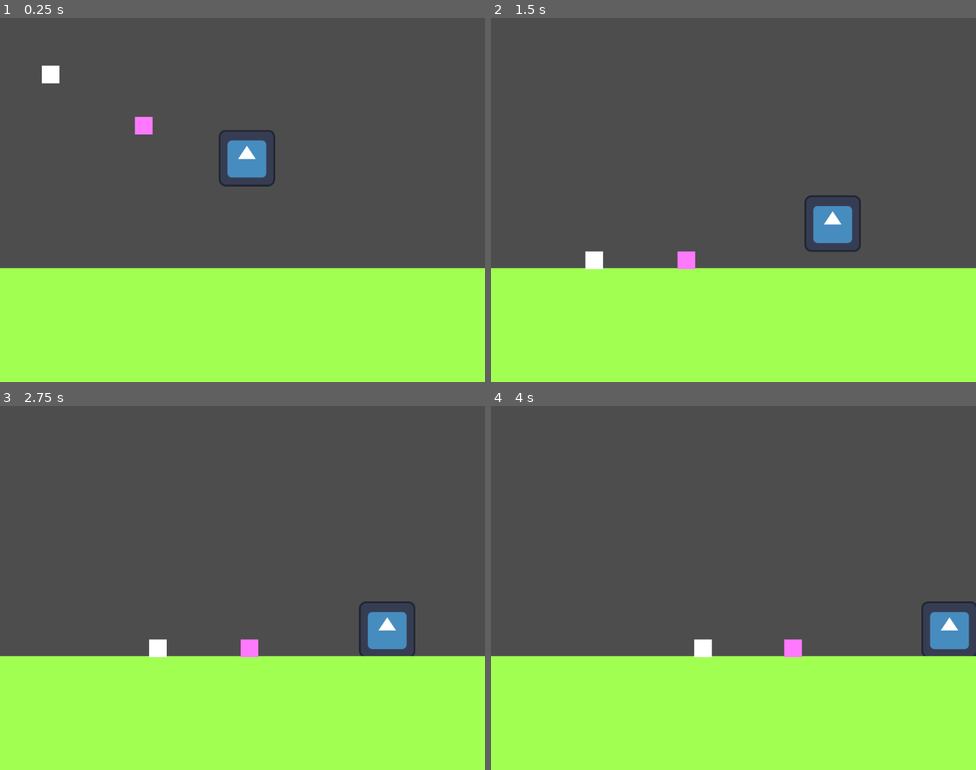
Above: before the commit, frames 1-4 (two rows, left to right).
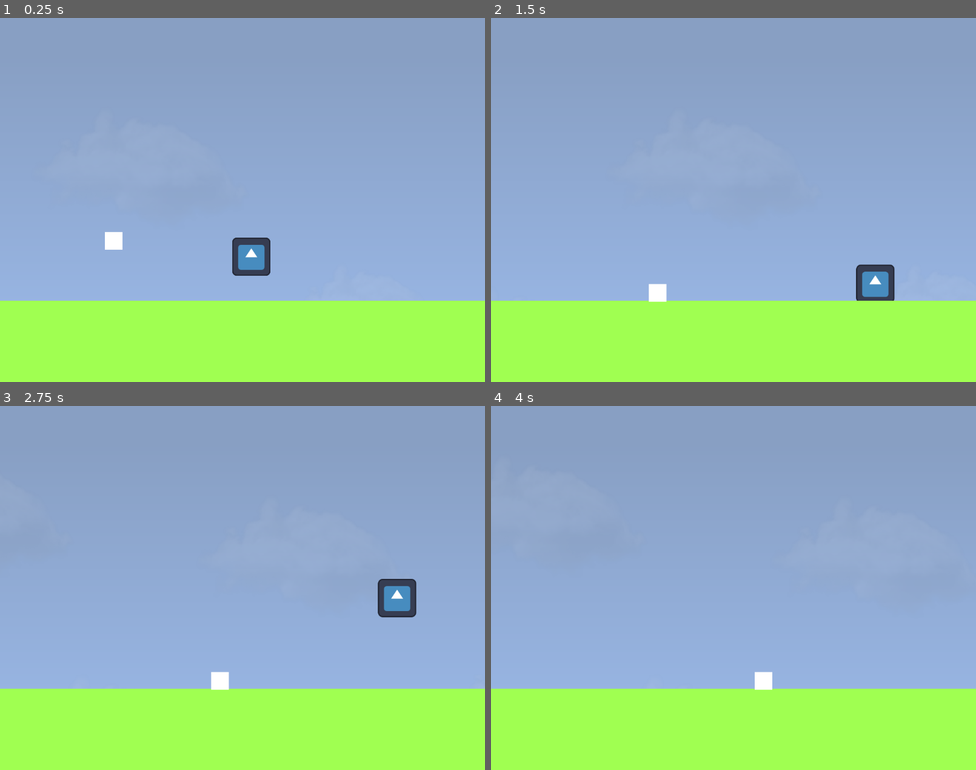
Above: after the commit, the same moments.

Repository: ManikomTMNT/DaysToGetEven
Game: Godot game, scene res://scene/main.tscn
Same seed, same stepped clock (60 frames per second), same inputs: the game is played once before the commit and once after it. The engine's default icon, where the game draws it, is replaced by a stand-in: a white triangle on a blue panel in a dark square.
Inputs:
- Up to frame 1 (0.25 s): no input
- Up to frame 2 (1.5 s): hold D (right) from 0.53 s (still down); tap J (atk) at 0.6 s; tap W (jump) at 0.77, 0.8, 1.07, 1.35 s
- Up to frame 3 (2.75 s): tap W (jump) at 1.52, 1.82, 2.3 s; tap J (atk) at 1.55, 2.1 s; release D (right) at 2.03 s; hold A (left) from 2.03 s (still down)
- Up to frame 4 (4 s): release A (left) at 2.78 s; hold D (right) from 2.78 s (still down); tap J (atk) at 2.85 s; tap W (jump) at 3.02, 3.32, 3.6, 3.77 s

The runs differ from the first frame. In frame 1, 77% of the frame differs, in the area x 0-100%, y 0-78%; in frame 2, 78%; in frame 3, 77%; in frame 4, 78%.

Commit message:
awesome change

Diff:
--- a/project.godot
+++ b/project.godot
@@ -12,7 +12,7 @@
 
 config/name="AwesomeGame"
 run/main_scene="uid://cq73yeuchj7wj"
-config/features=PackedStringArray("4.7", "Forward Plus")
+config/features=PackedStringArray("4.6", "Forward Plus")
 config/icon="res://icon.svg"
 
 [display]
@@ -30,24 +30,41 @@
 jump={
 "deadzone": 0.2,
 "events": [Object(InputEventKey,"resource_local_to_scene":false,"resource_name":"","device":-1,"window_id":0,"alt_press …(192 unchanged characters)…
-, Object(InputEventKey,"resource_local_to_scene":false,"resource_name":"","device":-1,"window_id":0,"alt_pressed":false,"shift_pressed":false,"ctrl_pressed":false,"meta_pressed":false,"pressed":false,"keycode":0,"physical_keycode":4194320,"key_label":0,"unicode":0,"location":0,"echo":false,"script":null)
 ]
 }
 left={
 "deadzone": 0.2,
 "events": [Object(InputEventKey,"resource_local_to_scene":false,"resource_name":"","device":-1,"window_id":0,"alt_press …(191 unchanged characters)…
-, Object(InputEventKey,"resource_local_to_scene":false,"resource_name":"","device":-1,"window_id":0,"alt_pressed":false,"shift_pressed":false,"ctrl_pressed":false,"meta_pressed":false,"pressed":false,"keycode":0,"physical_keycode":4194319,"key_label":0,"unicode":0,"location":0,"echo":false,"script":null)
 ]
 }
 right={
 "deadzone": 0.2,
 "events": [Object(InputEventKey,"resource_local_to_scene":false,"resource_name":"","device":-1,"window_id":0,"alt_press …(192 unchanged characters)…
-, Object(InputEventKey,"resource_local_to_scene":false,"resource_name":"","device":-1,"window_id":0,"alt_pressed":false,"shift_pressed":false,"ctrl_pressed":false,"meta_pressed":false,"pressed":false,"keycode":0,"physical_keycode":4194321,"key_label":0,"unicode":0,"location":0,"echo":false,"script":null)
 ]
 }
 atk={
 "deadzone": 0.2,
 "events": [Object(InputEventKey,"resource_local_to_scene":false,"resource_name":"","device":-1,"window_id":0,"alt_press …(192 unchanged characters)…
+]
+}
+left2={
+"deadzone": 0.2,
+"events": [Object(InputEventKey,"resource_local_to_scene":false,"resource_name":"","device":-1,"window_id":0,"alt_pressed":false,"shift_pressed":false,"ctrl_pressed":false,"meta_pressed":false,"pressed":false,"keycode":0,"physical_keycode":80,"key_label":0,"unicode":112,"location":0,"echo":false,"script":null)
+]
+}
+right2={
+"deadzone": 0.2,
+"events": [Object(InputEventKey,"resource_local_to_scene":false,"resource_name":"","device":-1,"window_id":0,"alt_pressed":false,"shift_pressed":false,"ctrl_pressed":false,"meta_pressed":false,"pressed":false,"keycode":0,"physical_keycode":76,"key_label":0,"unicode":108,"location":0,"echo":false,"script":null)
+]
+}
+jump2={
+"deadzone": 0.2,
+"events": [Object(InputEventKey,"resource_local_to_scene":false,"resource_name":"","device":-1,"window_id":0,"alt_pressed":false,"shift_pressed":false,"ctrl_pressed":false,"meta_pressed":false,"pressed":false,"keycode":0,"physical_keycode":73,"key_label":0,"unicode":105,"location":0,"echo":false,"script":null)
+]
+}
+atk2={
+"deadzone": 0.2,
+"events": [Object(InputEventKey,"resource_local_to_scene":false,"resource_name":"","device":-1,"window_id":0,"alt_pressed":false,"shift_pressed":false,"ctrl_pressed":false,"meta_pressed":false,"pressed":false,"keycode":0,"physical_keycode":39,"key_label":0,"unicode":39,"location":0,"echo":false,"script":null)
 ]
 }
 
--- a/scene/HitCode.gd
+++ /dev/null
@@ -1,16 +0,0 @@
-extends Area2D
-
-
-# Called when the node enters the scene tree for the first time.
-func _ready() -> void:
-	pass # Replace with function body.
-
-func _on_body_entered(body: Node2D) -> void:
-	if Input.is_action_just_pressed("atk") and body.is_in_group("Enemy"):
-		body.ow()
-
-# Called every frame. 'delta' is the elapsed time since the previous frame.
-func _process(delta: float) -> void:
-	var koo = get_overlapping_bodies()
-	for body in koo:
-		_on_body_entered(body)
--- a/scene/Punchenem.tscn
+++ b/scene/Punchenem.tscn
@@ -1,7 +1,7 @@
 [gd_scene format=3 uid="uid://8v0ijq2346iv"]
 
-[ext_resource type="Script" uid="uid://j4b0s3b6dyi4" path="res://scene/iamhit.gd" id="1_65w2a"]
-[ext_resource type="Script" uid="uid://26uhv8cvnawu" path="res://scene/attackmeele.gd" id="2_kmx34"]
+[ext_resource type="Script" uid="uid://j4b0s3b6dyi4" path="res://scripts/iamhit.gd" id="1_65w2a"]
+[ext_resource type="Script" uid="uid://26uhv8cvnawu" path="res://scripts/attackmeele.gd" id="2_kmx34"]
 
 [sub_resource type="RectangleShape2D" id="RectangleShape2D_x2ouf"]
 size = Vector2(41, 45)
@@ -27,8 +27,6 @@
 
 [node name="Area2D2" type="Area2D" parent="." unique_id=988670838]
 script = ExtResource("2_kmx34")
-ismele = null
-atkrate = 17
 
 [node name="F" type="CollisionShape2D" parent="Area2D2" unique_id=395228510]
 position = Vector2(55, 1)
@@ -37,8 +35,6 @@
 [node name="Area2D3" type="Area2D" parent="." unique_id=1165676366]
 position = Vector2(-100, 0)
 script = ExtResource("2_kmx34")
-ismele = null
-atkrate = 18
 
 [node name="F2" type="CollisionShape2D" parent="Area2D3" unique_id=162680758]
 position = Vector2(55, 1)
--- a/scene/Swordenem.tscn
+++ b/scene/Swordenem.tscn
@@ -1,7 +1,7 @@
 [gd_scene format=3 uid="uid://bi52s623cn10q"]
 
-[ext_resource type="Script" uid="uid://j4b0s3b6dyi4" path="res://scene/iamhit.gd" id="1_5m5o1"]
-[ext_resource type="Script" uid="uid://26uhv8cvnawu" path="res://scene/attackmeele.gd" id="2_beljo"]
+[ext_resource type="Script" uid="uid://j4b0s3b6dyi4" path="res://scripts/iamhit.gd" id="1_5m5o1"]
+[ext_resource type="Script" uid="uid://26uhv8cvnawu" path="res://scripts/attackmeele.gd" id="2_beljo"]
 
 [sub_resource type="RectangleShape2D" id="RectangleShape2D_x2ouf"]
 size = Vector2(41, 45)
--- a/scene/main.tscn
+++ b/scene/main.tscn
@@ -1,22 +1,36 @@
 [gd_scene format=3 uid="uid://cq73yeuchj7wj"]
 
+[ext_resource type="Texture2D" uid="uid://xkpquiyw7fu8" path="res://sprites/ta.png" id="1_brvut"]
 [ext_resource type="PackedScene" uid="uid://byjybywmvd8xd" path="res://scene/player.tscn" id="1_itxqv"]
 [ext_resource type="PackedScene" uid="uid://8v0ijq2346iv" path="res://scene/Punchenem.tscn" id="2_v0l8b"]
-[ext_resource type="PackedScene" uid="uid://bi52s623cn10q" path="res://scene/Swordenem.tscn" id="3_wp4xf"]
 
 [sub_resource type="RectangleShape2D" id="RectangleShape2D_v0l8b"]
 size = Vector2(1199, 278)
 
 [node name="Scene1" type="Node2D" unique_id=1865861714]
 
+[node name="Parallax2D" type="Parallax2D" parent="." unique_id=878539570]
+scale = Vector2(0.5141124, 0.61483514)
+scroll_offset = Vector2(-1753.805, 411)
+repeat_size = Vector2(3600, 0)
+autoscroll = Vector2(150, 0)
+
+[node name="Ta" type="Sprite2D" parent="Parallax2D" unique_id=1884903629]
+position = Vector2(322.8866, 0)
+texture = ExtResource("1_brvut")
+
 [node name="Player" parent="." unique_id=929837633 instance=ExtResource("1_itxqv")]
-position = Vector2(560, 289)
+position = Vector2(570, 441)
+left_action = "left"
+right_action = "right"
+up_action = "up"
+jump_action = "jump"
 
 [node name="Camera2D" type="Camera2D" parent="." unique_id=1254291359]
 position = Vector2(550, 412.5)
 
 [node name="StaticBody2D" type="StaticBody2D" parent="." unique_id=556491267]
-position = Vector2(537, 709)
+position = Vector2(537, 783)
 
 [node name="CollisionShape2D" type="CollisionShape2D" parent="StaticBody2D" unique_id=121897869]
 position = Vector2(3.5, 1)
@@ -30,8 +44,4 @@
 color = Color(0.62711686, 0.99999994, 0.31844836, 1)
 
 [node name="Puncher" parent="." unique_id=1787358943 instance=ExtResource("2_v0l8b")]
-position = Vector2(90, 98)
-
-[node name="Sworder" parent="." unique_id=2025182433 instance=ExtResource("3_wp4xf")]
-position = Vector2(300, 214)
-isjmp = false
+position = Vector2(231, 475)
--- a/scene/player.tscn
+++ b/scene/player.tscn
@@ -1,37 +1,45 @@
 [gd_scene format=3 uid="uid://byjybywmvd8xd"]
 
-[ext_resource type="Script" uid="uid://dr6d6f0lf5fh7" path="res://scene/player.gd" id="1_hjaqi"]
+[ext_resource type="Script" uid="uid://dr6d6f0lf5fh7" path="res://scripts/player.gd" id="1_hjaqi"]
 [ext_resource type="Texture2D" uid="uid://d35ceffx4g8le" path="res://icon.svg" id="2_fvtld"]
-[ext_resource type="Script" uid="uid://bixp7320tui7y" path="res://scene/HitCode.gd" id="3_fvtld"]
+[ext_resource type="Script" uid="uid://bixp7320tui7y" path="res://scripts/PlayerAtkHit.gd" id="3_fvtld"]
 
 [sub_resource type="RectangleShape2D" id="RectangleShape2D_wpdt7"]
 size = Vector2(129, 128)
 
 [sub_resource type="RectangleShape2D" id="RectangleShape2D_ddnp7"]
-size = Vector2(110, 136)
+size = Vector2(67, 75)
 
 [node name="Player" type="CharacterBody2D" unique_id=1283556688 groups=["Player"]]
 script = ExtResource("1_hjaqi")
+left_action = null
+right_action = null
+up_action = null
+jump_action = null
 
 [node name="Icon" type="Sprite2D" parent="." unique_id=472648143]
+scale = Vector2(0.67901754, 0.67901754)
 texture = ExtResource("2_fvtld")
 
 [node name="CollisionShape2D" type="CollisionShape2D" parent="." unique_id=203195456]
 position = Vector2(0.5, 0)
+scale = Vector2(0.66673356, 0.66673356)
 shape = SubResource("RectangleShape2D_wpdt7")
 
-[node name="Area2D" type="Area2D" parent="." unique_id=2113646932]
-position = Vector2(0, -12)
+[node name="AtkCollisionBox" type="Area2D" parent="." unique_id=2113646932]
+position = Vector2(87, 0)
 script = ExtResource("3_fvtld")
 
-[node name="CollisionShape2D" type="CollisionShape2D" parent="Area2D" unique_id=582393859]
-position = Vector2(128, -2)
+[node name="CollisionShape2D" type="CollisionShape2D" parent="AtkCollisionBox" unique_id=582393859]
 shape = SubResource("RectangleShape2D_ddnp7")
 
-[node name="Area2D2" type="Area2D" parent="." unique_id=2102812361]
-position = Vector2(-253, -16)
-script = ExtResource("3_fvtld")
+[node name="AtkIndicator" type="Sprite2D" parent="AtkCollisionBox" unique_id=536815534]
+position = Vector2(7.6293945e-06, 9.536743e-07)
+scale = Vector2(0.54281443, 0.6026434)
+texture = ExtResource("2_fvtld")
 
-[node name="CollisionShape2D" type="CollisionShape2D" parent="Area2D2" unique_id=408302262]
-position = Vector2(128, -2)
-shape = SubResource("RectangleShape2D_ddnp7")
+[node name="Timer" type="Timer" parent="AtkCollisionBox" unique_id=173119670]
+one_shot = true
+autostart = true
+
+[connection signal="timeout" from="AtkCollisionBox/Timer" to="AtkCollisionBox" method="_on_timer_timeout"]
--- /dev/null
+++ b/scripts/PlayerAtkHit.gd
@@ -0,0 +1,30 @@
+extends Area2D
+
+signal Atk
+
+var is_atking = false;
+
+# Called when the node enters the scene tree for the first time.
+func _ready() -> void:
+	$AtkIndicator.visible = false;
+
+func check_coll(body: Node2D) -> void:
+	if is_atking && body.is_in_group("Enemy"):
+		body.ow()
+
+# Called every frame. 'delta' is the elapsed time since the previous frame.
+func _process(delta: float) -> void:
+	if Input.is_action_just_pressed("atk"):
+		is_atking = true;
+		$AtkIndicator.visible = true;
+		$Timer.wait_time = 0.2;
+		$Timer.start();
+
+	var koo = get_overlapping_bodies()
+	for body in koo:
+		check_coll(body)
+
+
+func _on_timer_timeout() -> void:
+	$AtkIndicator.visible = false;
+	is_atking = false;
--- a/scene/player.gd
+++ b/scripts/player.gd
@@ -1,19 +1,24 @@
 extends CharacterBody2D
 
-@export var right_action = "left";
+@export var left_action = "left";
+@export var right_action = "right";
+@export var up_action = "up";
+@export var jump_action = "jump";
 
-const SPEED = 15.0
-const JUMP_VELOCITY = -400.0
-const MAXSPD = 250
+const SPEED = 40.0
+const JUMP_VELOCITY = -1100.0
+const MAXSPD = 300
 
 var hp = 100
 var ghit = false
 var dhit = 0
 
+
 func ow(di):
 	ghit = true
 	hp = hp - 30
 	dhit = di
+
 
 func _physics_process(delta: float) -> void:
 	if hp < 1:
@@ -21,18 +26,23 @@
 
 	# Add the gravity.
 	if not is_on_floor():
-		velocity += get_gravity() * delta
+		velocity += get_gravity() * delta * 3.5
 
 	# Handle jump.
-	if Input.is_action_just_pressed("jump") and is_on_floor():
+	if Input.is_action_just_pressed(jump_action) and is_on_floor():
 		velocity.y = JUMP_VELOCITY
 
 	# Get the input direction and handle the movement/deceleration.
 	# As good practice, you should replace UI actions with custom gameplay actions.
-	var direction := Input.get_axis(right_action, "right")
+	var direction := Input.get_axis(left_action, right_action);
 	if direction:
 		velocity.x = clamp(velocity.x, -MAXSPD, MAXSPD)
 		velocity.x += direction*SPEED
+
+		if direction < 0:
+			$AtkCollisionBox.position.x = -87
+		elif direction > 0:
+			$AtkCollisionBox.position.x = 87
 	else:
 		velocity.x = move_toward(velocity.x, 0, SPEED)
 
Renamed: scene/HitCode.gd.uid -> scripts/PlayerAtkHit.gd.uid
Renamed: scene/attackmeele.gd -> scripts/attackmeele.gd
Renamed: scene/attackmeele.gd.uid -> scripts/attackmeele.gd.uid
Renamed: scene/iamhit.gd -> scripts/iamhit.gd
Renamed: scene/iamhit.gd.uid -> scripts/iamhit.gd.uid
Renamed: scene/player.gd.uid -> scripts/player.gd.uid
Binary file added: sprites/ta.png
Not shown, added: sprites/ta.png.import
